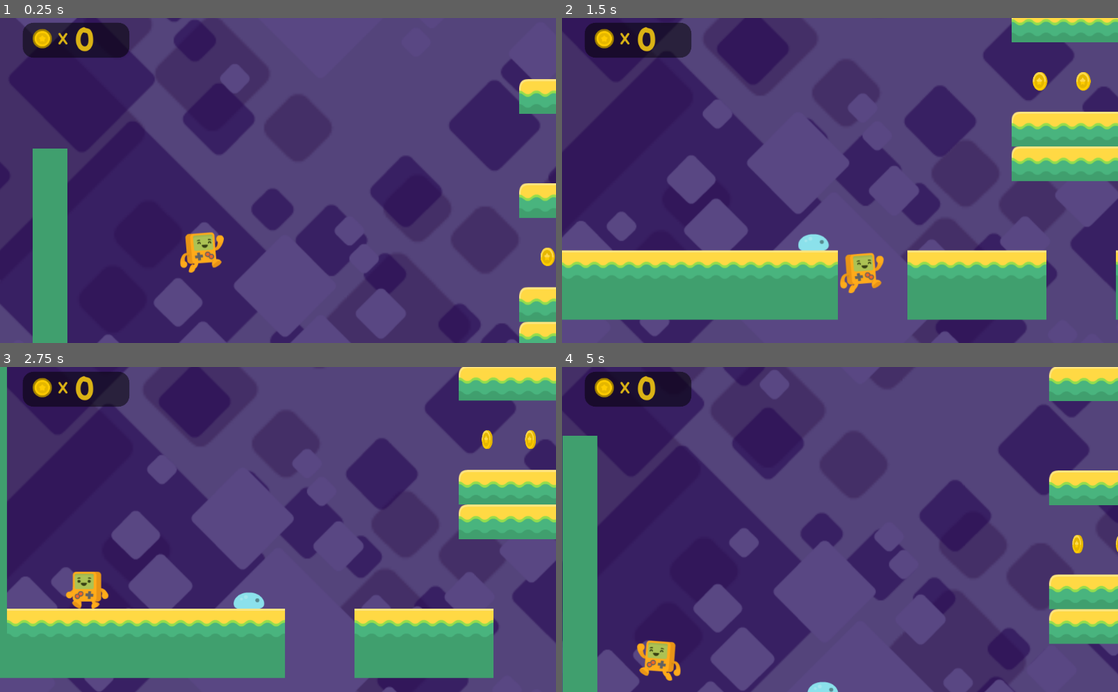
Above: before the commit, frames 1-4 (two rows, left to right).
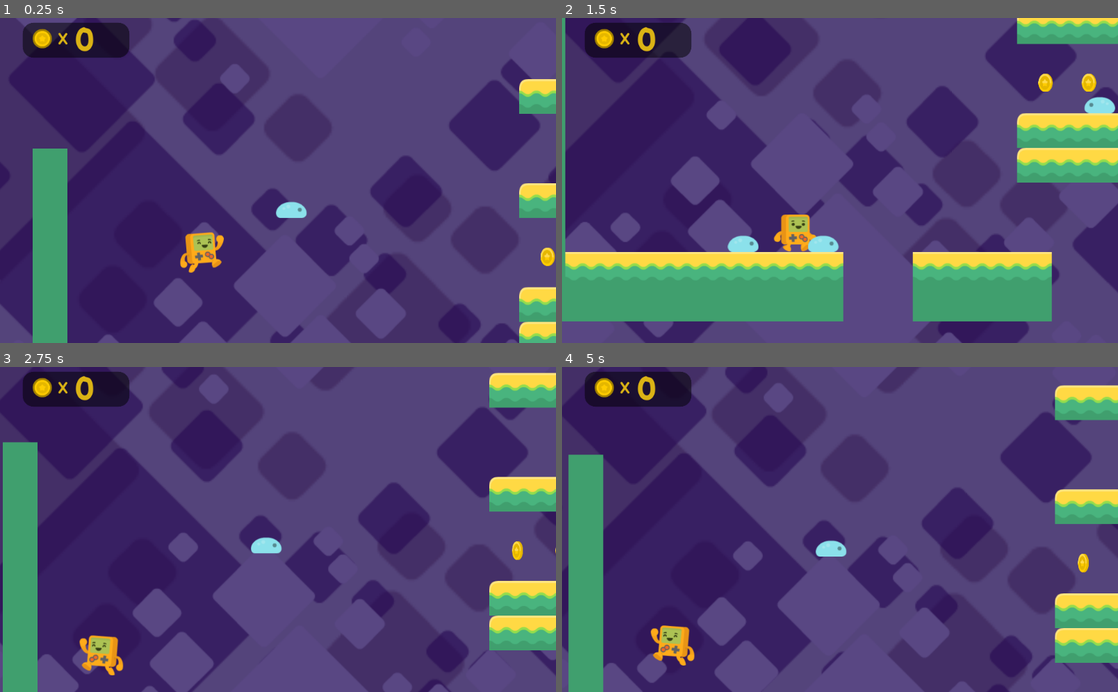
Above: after the commit, the same moments.

Repository: jor-el-swe/PlatformerTutorial
Game: Godot game, scene res://Level1.tscn
Same seed, same stepped clock (60 frames per second), same inputs: the game is played once before the commit and once after it. The project has no main scene, so this scene is started directly.
Inputs:
- Up to frame 1 (0.25 s): no input
- Up to frame 2 (1.5 s): hold Right (right) from 0.53 s (still down); tap Space (jump) at 0.77 s
- Up to frame 3 (2.75 s): tap Space (jump) at 1.52 s; release Right (right) at 2.03 s; hold Left (left) from 2.03 s (still down)
- Up to frame 4 (5 s): release Left (left) at 2.78 s; hold Right (right) 2.78-4.28 s; tap Space (jump) at 3.02, 3.77, 4.52 s; hold Left (left) from 4.28 s (still down)

The runs differ from the first frame. In frame 1, 0.2% of the frame differs, in the area x 49-56%, y 56-62%; in frame 2, 8.9%; in frame 3, 43%, in the area x 0-100%, y 0-100%; in frame 4, 18%.

Commit message:
enemy turning working

Diff:
--- a/Level1.tscn
+++ b/Level1.tscn
@@ -188,13 +188,14 @@
 [node name="enemies" type="Node2D" parent="."]
 
 [node name="enemy" parent="enemies" instance=ExtResource( 10 )]
-position = Vector2( -631.44, 341.147 )
-collision_layer = 16
+position = Vector2( -623.88, 71.524 )
 direction = 1
 
-[node name="enemy2" parent="enemies" instance=ExtResource( 10 )]
-position = Vector2( 137.73, 197.06 )
-collision_layer = 16
+[node name="enemy4" parent="enemies" instance=ExtResource( 10 )]
+position = Vector2( -710.85, 467.005 )
+
+[node name="enemy5" parent="enemies" instance=ExtResource( 10 )]
+position = Vector2( 35.3067, 236.266 )
 
 [connection signal="body_entered" from="FallZone" to="Attila" method="_on_FallZone_body_entered"]
 [connection signal="coin_collected" from="coins/coin" to="HUD" method="_on_coin_collected"]
--- a/enemy.gd
+++ b/enemy.gd
@@ -9,11 +9,20 @@
 	if direction == 1:
 		$AnimatedSprite.flip_h = true
 
+	$floorChecker.position.x = $CollisionShape2D.shape.get_extents().x * direction
+
 
 
 func _physics_process(delta):
 
+	if is_on_wall() or not$floorChecker.is_colliding() and is_on_floor():
+		direction *=-1
+		$AnimatedSprite.flip_h = !$AnimatedSprite.flip_h
+		$floorChecker.position.x = $CollisionShape2D.shape.get_extents().x * direction
+
+
+
 	velocity.y += GRAVITY
 	velocity.x = ENEMY_SPEED * direction
 
-	move_and_slide(velocity)
+	velocity = move_and_slide(velocity, Vector2.UP)
--- a/enemy.tscn
+++ b/enemy.tscn
@@ -18,10 +18,12 @@
 "speed": 3.0
 } ]
 
-[sub_resource type="CapsuleShape2D" id=3]
-radius = 13.1629
+[sub_resource type="RectangleShape2D" id=3]
+extents = Vector2( 12.2829, 24.9502 )
 
 [node name="enemy" type="KinematicBody2D"]
+collision_layer = 16
+collision_mask = 35
 script = ExtResource( 4 )
 
 [node name="AnimatedSprite" type="AnimatedSprite" parent="."]
@@ -30,6 +32,11 @@
 frame = 1
 
 [node name="CollisionShape2D" type="CollisionShape2D" parent="."]
-position = Vector2( 0.928314, 3.7557 )
+position = Vector2( 0.816948, 4.5919 )
 rotation = 1.5708
 shape = SubResource( 3 )
+
+[node name="floorChecker" type="RayCast2D" parent="."]
+enabled = true
+cast_to = Vector2( 0, 20 )
+collision_mask = 2
